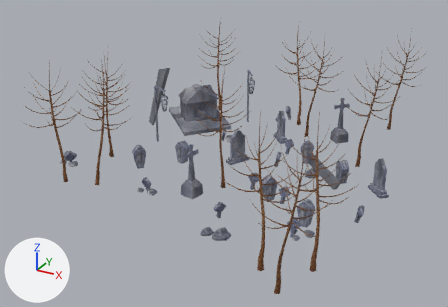
The FBX model Laikos/LaikosContent/Models/Buildings/Aliens/Nekropolis/nekropoli.FBX, before and after one commit.
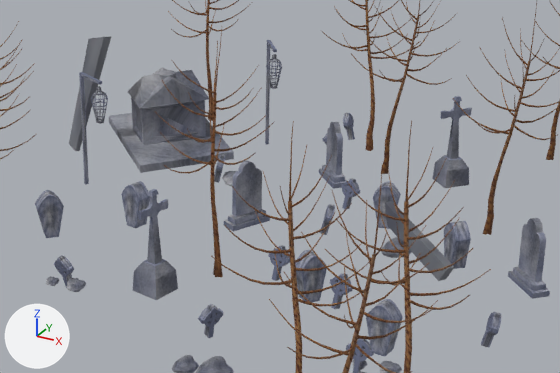
Each version appears first whole from a 50 mm camera at (0.649, -1.256, 0.638) aimed at (-0.001, -0.074, 0.047), and next in a close-up on the part from 26% to 88% of the width and 16% to 77% of the height. Lighting does not change. The marker at lower left points along +X, +Y and +Z. Where no turn or scale is listed for an object, it has been applied to the vertices.

Objects in the first close-up: 'Boîte63', 'Boîte64', 'Foliage002', 'Foliage004', 'Foliage005', 'Foliage006', 'grave_a', 'grave_a001', 'grave_d', 'grave_d001', 'pedistal', 'roof', 'tomb'.
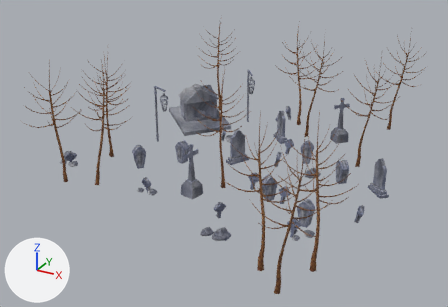
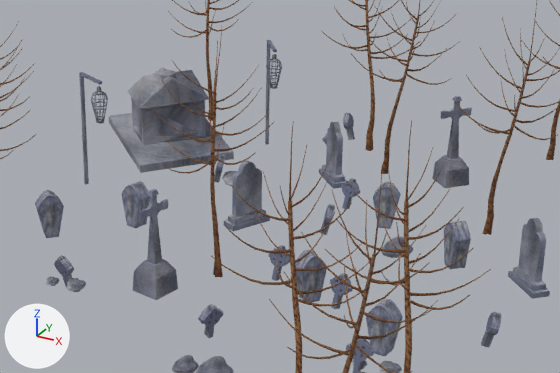
Pixel boxes [x1, y1, x2, y2] of what changed, in the close-ups (560 x 373 px):
'Boîte63', deleted
    before: [69, 37, 111, 151]
'Boîte64', deleted
    before: [385, 201, 454, 281]

What the commit changed:
Object 'Boîte63' (ob_boîte63) is deleted.
Object 'Boîte64' (ob_boîte64) is deleted.
